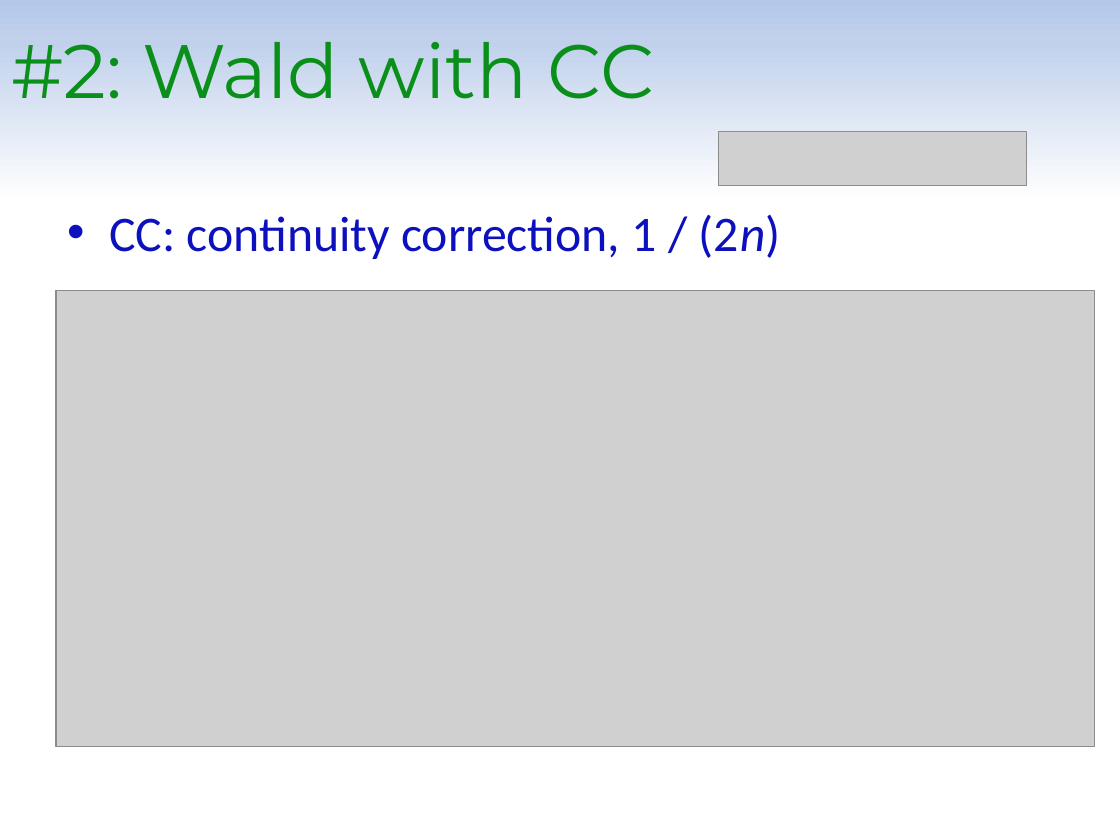
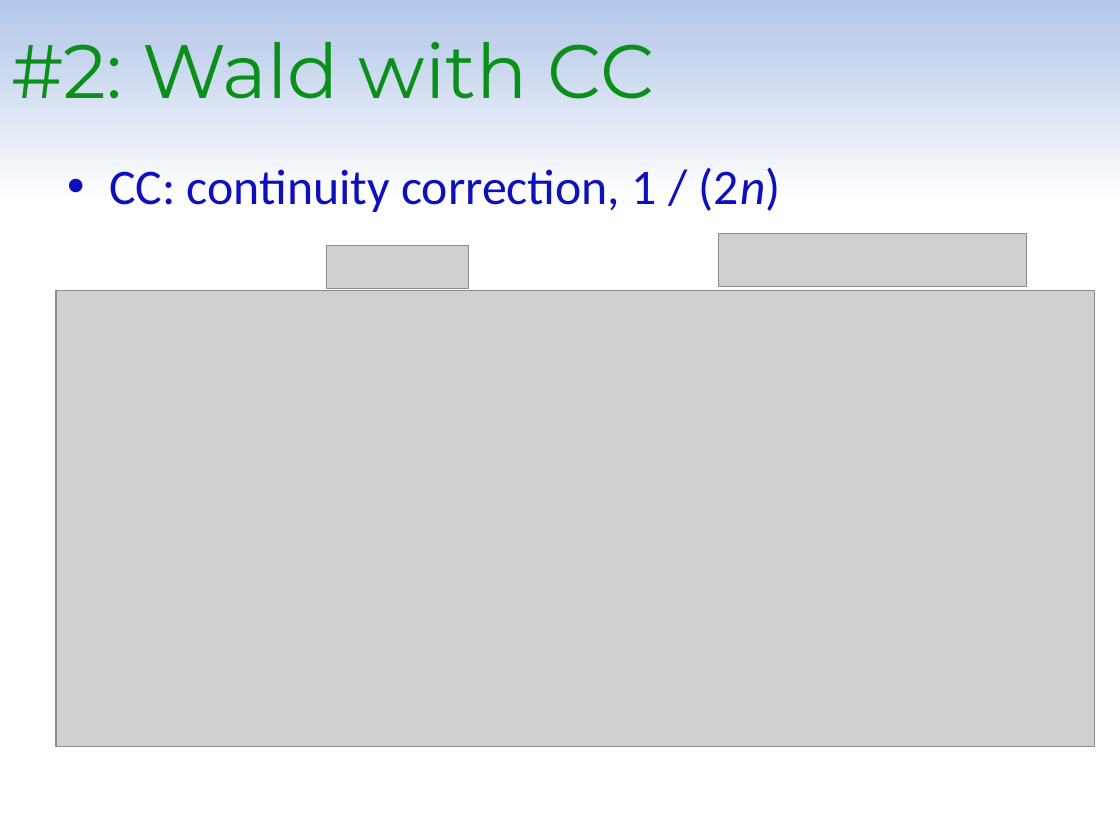
Before and after one commit to Jiangtang/SESUG, a slide deck: slide 17 of 2015/SD103.pptx (slide 18 before the commit). Drawn at 1120x840 pixels with LibreOffice and Linux fonts; fonts in the diff are those of the drawing; grey boxes stand for pictures; background and template pictures are left out. Boxes give left, top, right and bottom in pixels: in the first picture for what was removed or moved away, otherwise in the second. Text is boxed around its words. In the diff, an @@ line names an element or a change of style, - is before the commit and + after.

```diff
--- a/2015/SD103.pptx
+++ b/2015/SD103.pptx
@@ text "CC: continuity correction, 1 / ..." moved from (x1=109, y1=215, x2=781, y2=259) to (x1=109, y1=168, x2=781, y2=212) @@
@@ picture moved from (x1=719, y1=132, x2=1027, y2=186) to (x1=719, y1=233, x2=1027, y2=287) @@
@@ picture added at (x1=327, y1=245, x2=469, y2=289) @@
```
Also in this commit, not shown: 6 other slides changed, 1 slide added, 1 slide removed.
